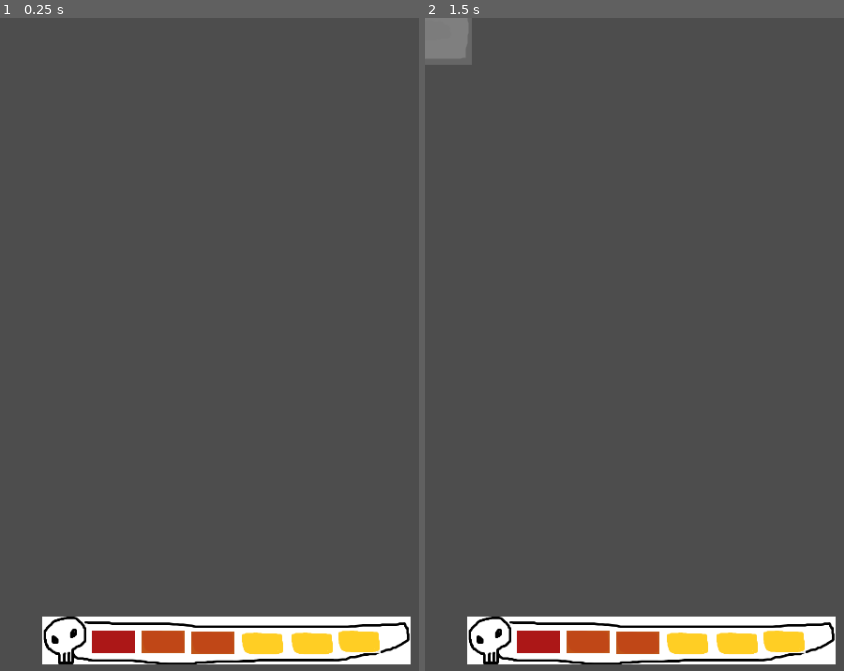
Above: before the commit, frames 1-2 (left to right).
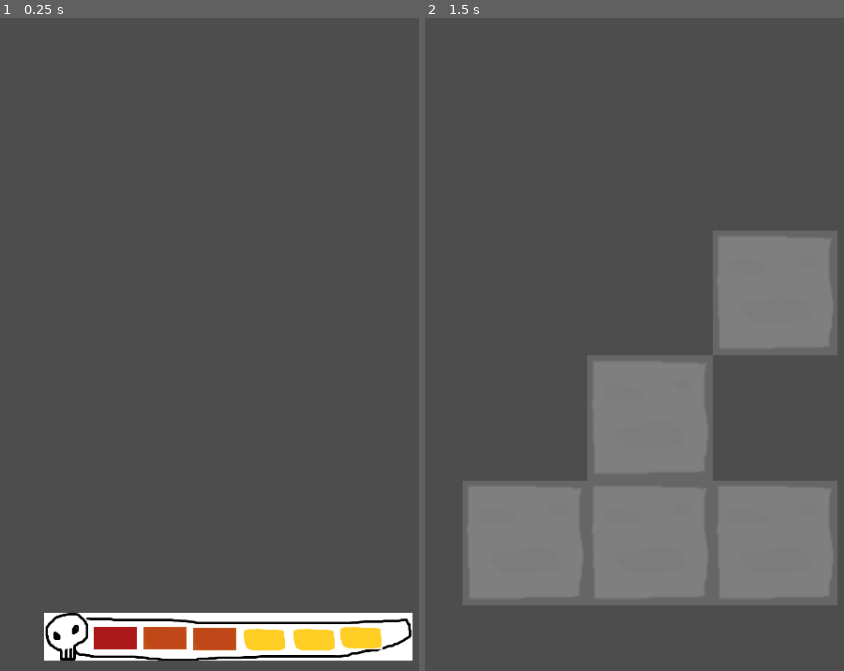
Above: after the commit, the same moments.

Repository: chamwhy/godotTest
Game: Godot game, scene res://04_Scenes/main.tscn
Two runs of this game, one before a commit and one after it. Both use one fixed random seed, a clock stepped at 60 frames per second and the inputs below.
Inputs:
- Up to frame 1 (0.25 s): no input
- Up to frame 2 (1.5 s): tap Enter at 0.5 s; tap X (test_x) at 0.6, 1.35 s; tap Space at 1.25 s

The runs differ from the first frame. In frame 1, 4.0% of the frame differs, in the area x 10-99%, y 91-100%; in frame 2, 36%, in the area x 0-99%, y 0-100%.
Error before the commit: Parse Error: Expected indented block after "if" block. (res://01_Scripts/Systems/AutoLoad/InGameManager.gd:15)

Commit message:
이동 및 맵 생성 로직 완성

Diff:
--- a/godot/01_Scripts/Entities/Element/Unit/Unit.gd
+++ b/godot/01_Scripts/Entities/Element/Unit/Unit.gd
@@ -15,64 +15,53 @@
 	cur_hp = max_hp
 
 
-func can_move_dir(dir: Position) -> bool:
-	# 순간이동이 아닌, 과정이 존재하는 이동은 무조건 직선
-	if not dir.is_straight(): return false
+func action_dir(dir: Position) -> void:
+	action(dir.normalized().multiply(move_speed))
 
-	# 이동속도가 0이지만 목표가 자기 자신일 경우 = 성공
-	if move_speed == 0:
-		return dir.is_zero()
-
-	var nor := dir.normalized()
-	var cur_check := cur_position.copy()
-
-	# 목표 지점 전까지 이동 방향에 따른 체크
-	# 이동속도 음수이면 방향 반대로 감
-	for i in range(0, abs(move_speed)-1):
-		if sign(move_speed) > 0:
-			cur_check = cur_check.add(nor)
-		else:
-			cur_check = cur_check.subtract(nor)
-		if not InGameManager.can_through(cur_check):
-			return false
-
-	# 목표 지점 체크
-	if sign(move_speed) > 0:
-		cur_check = cur_check.add(nor)
-	else:
-		cur_check = cur_check.subtract(nor)
-	if not InGameManager.can_placed(cur_check): return false
-
-	return true
-
-func move_dir(dir: Position) -> void:
-	move(dir.normalized().multiply(move_speed))
-
-func move(vel: Position) -> void:
+func action(vel: Position) -> void:
 	# 순간이동이 아닌, 과정이 존재하는 이동은 무조건 직선
 	if not vel.is_straight(): return
 	# 목표가 현위치인 경우
 	if vel.is_zero(): return
 
 	var nor := vel.normalized()
-	var cur_check := cur_position.copy()
-	var goal := cur_check.add(vel)
+	var cur_check := Position.ZERO()
+	var _cur_vel := Position.ZERO()
+	var _is_blocked := false
+	var _atk_pow := atk_pow
 
 	while(true):
+		if InGameManager.can_through(cur_check):
+			_cur_vel = cur_check	# cur_check는 다시 생성하니 copy할 필요x
+		else:
+			_is_blocked = true
+			break
+		if cur_check.equals(vel):	break
 		cur_check = cur_check.add(nor)
-		if cur_check.equals(goal):	break
-		if not InGameManager.can_through(cur_check):
-			return false
+		_atk_pow -= 1
 
-	# 목표 지점 체크
-	cur_check = cur_check.add(nor)
-	if not InGameManager.can_placed(cur_check): return false
+	# 이동
+	move(_cur_vel)
 
-	return true
+	# 이동이 막히고 공격력이 남았을때 -> 공격
+	if _is_blocked and _atk_pow > 0:
+		attack(_atk_pow)
+
+func move(vel: Position) -> void:
+	var target_position = InGameManager.position_to_world(cur_position.add(vel))
+	# Tween 생성 및 실행
+	var tween = create_tween()
+	# 1.0초 동안 position을 target_position으로 부드럽게 변경 (TransitionType 설정 가능)
+	tween.tween_property(self, "position", target_position, 0.6).set_trans(Tween.TRANS_SINE)
 
 # 순간이동
 func move_inst(vel: Position) -> void:
 	pass
+
+
+func attack(atk_power: int) -> void:
+	pass
+
 
 func when_player_actioned() -> void:
 	# abstract
--- a/godot/01_Scripts/Entities/Entity.gd
+++ b/godot/01_Scripts/Entities/Entity.gd
@@ -14,10 +14,11 @@
 
 
 func move_to_pos(pos: Position):
+	print("move to pos!!!!")
 	cur_position = pos
-	position = Vector2(cur_position.x * size, cur_position.y * size)
-	# TODO: 강제 움직임 구현.
-	pass
+	print("move to ", pos.to_str(), InGameManager.position_to_world(pos))
+	position = InGameManager.position_to_world(pos)
+
 
 
 func apply_data(data: Dictionary):
--- a/godot/01_Scripts/Systems/AutoLoad/Config.gd
+++ b/godot/01_Scripts/Systems/AutoLoad/Config.gd
@@ -5,5 +5,5 @@
 const START_MAP_ID := 1			# 시작 맵 id
 const DEFALT_UNIT_MAX_HP := 1	# 유닛 기본 최대체력
 
-
-const EXP_RES = preload("uid://bivlth267c0h3")
+# 1. 원본 리소스 로드
+var EXP_RES = preload("uid://bivlth267c0h3")
--- a/godot/01_Scripts/Systems/AutoLoad/InGameManager.gd
+++ b/godot/01_Scripts/Systems/AutoLoad/InGameManager.gd
@@ -4,17 +4,16 @@
 const MOVE_DELAY := 0.8
 @onready var player: Player = $Player
 
-# 현재 플레이어가 움직이는 지 여부(딜레이를 주기 위하)여
-var is_moving: bool = true
+
+# 현재 플레이어가 행동하는지 지 여부(딜레이를 주기 위하여)
+var is_act: bool = true
 
 func _ready() -> void:
-	InputManager.move_input.connect(_move_inputed)
+	InputManager.action_input.connect(_action_inputed)
 
-func _move_inputed(dir: Position):
-	if is_moving: return
-	if player.can_move_dir(dir):
-
-
+func _action_inputed(dir: Position):
+	if is_act: return
+	player.action_dir(dir)
 
 #region Map
 
@@ -26,4 +25,11 @@
 func can_placed(pos: Position) -> bool:
 	return true
 
+
 #endregion
+
+#region MapPosition
+func position_to_world(pos: Position) -> Vector2:
+	return Vector2(pos.x + 0.5, pos.y + 0.5) * MapDrawer.tile_size
+
+#endregion
--- a/godot/01_Scripts/Systems/AutoLoad/InputManager.gd
+++ b/godot/01_Scripts/Systems/AutoLoad/InputManager.gd
@@ -1,8 +1,8 @@
 # AutoLoad
 extends Node
 
-# 이동 입력 신호
-signal move_input(dir: Position)
+# 행동 입력 신호
+signal action_input(dir: Position)
 
 
 # 게임 상호작용 가능 여부
@@ -29,13 +29,13 @@
 
 func input_playing() -> void:
 	if Input.is_action_pressed("move_up"):
-		emit_signal("move_input", Position.UP())
+		emit_signal("action_input", Position.UP())
 	elif Input.is_action_pressed("move_down"):
-		emit_signal("move_input", Position.DOWN())
+		emit_signal("action_input", Position.DOWN())
 	elif Input.is_action_pressed("move_left"):
-		emit_signal("move_input", Position.LEFT())
+		emit_signal("action_input", Position.LEFT())
 	elif Input.is_action_pressed("move_right"):
-		emit_signal("move_input", Position.RIGHT())
+		emit_signal("action_input", Position.RIGHT())
 
 func input_gameover() -> void:
 	pass
--- a/godot/01_Scripts/Systems/Map/MapDrawer.gd
+++ b/godot/01_Scripts/Systems/Map/MapDrawer.gd
@@ -4,6 +4,9 @@
 
 @export var entity_parent_name := "EntityParent"
 
+var tile_size : int
+var map_width : int
+var map_height : int
 
 # 타입 → 씬 매핑 (팩토리 느낌)
 var entity_parent: Node2D
@@ -32,6 +35,13 @@
 		print("Failed to load map data from: %s" % json_path)
 		return false
 
+	tile_size = map_data.get("tile_size", 32)
+	map_width = map_data.get("map_width", 10)
+	map_height = map_data.get("map_height", 10)
+
+	# 데이터에 맞는 카메라 위치 배치
+	MyCamera.instance.setup_map(tile_size, map_width, map_height)
+
 	# 2. **타일 데이터를 개별 오브젝트로 로드 및 배치**
 	_spawn_tile_objects(map_data)
 
@@ -40,7 +50,6 @@
 
 	print("Object-based map '%s' loaded successfully." % map_data.get("map_name", "Unnamed Map"))
 	return true
-
 
 ## 타일 데이터를 순회하며 개별 타일 오브젝트를 생성하는 함수
 func _spawn_tile_objects(data: Dictionary):
@@ -60,7 +69,6 @@
 		var row: Array = tile_data_array[y]
 		for x in range(row.size()):
 			var tile_id: int = row[x]
-			print("check", tile_id)
 			if tile_id == 0:
 				continue
 
@@ -75,7 +83,8 @@
 					"y": y
 				}
 				tile_obj.apply_data(tile_data)
-
+			else:
+				print("tile has not apply data")
 
 ## 엔티티 데이터를 순회하며 씬을 인스턴스화하고 배치하는 함수
 func _spawn_entities(data: Dictionary):
--- /dev/null
+++ b/godot/01_Scripts/Systems/MyCamera.gd
@@ -0,0 +1,19 @@
+extends Camera2D
+class_name MyCamera
+
+static var instance: MyCamera
+
+func _enter_tree():
+	instance = self
+
+# 맵 크기에 맞춰 위치와 줌을 "즉시" 설정
+func setup_map(tile_size: int, width: int, height: int, margin: float = 1.2):
+	var map_pixel_size = Vector2(width * tile_size, height * tile_size)
+
+	# 계산된 중앙값으로 즉시 이동
+	position = map_pixel_size / 2.0
+
+	# 줌 수치 즉시 적용
+	var screen_size = get_viewport().get_visible_rect().size
+	var zoom_factor = min(screen_size.x / (map_pixel_size.x * margin), screen_size.y / (map_pixel_size.y * margin))
+	zoom = Vector2(zoom_factor, zoom_factor)
--- a/godot/01_Scripts/Systems/Position.gd
+++ b/godot/01_Scripts/Systems/Position.gd
@@ -90,3 +90,9 @@
 func _eq(other: Position) -> bool:
 	return equals(other)
 #endregion
+
+
+#region util
+func to_str() -> String:
+	return "Position(%d, %d)" % [x, y]
+#endregion
--- a/godot/04_Scenes/Entities/tile.tscn
+++ b/godot/04_Scenes/Entities/tile.tscn
@@ -1,8 +1,10 @@
-[gd_scene load_steps=2 format=3 uid="uid://d2cywxk6y7dsc"]
+[gd_scene load_steps=3 format=3 uid="uid://d2cywxk6y7dsc"]
 
+[ext_resource type="Script" uid="uid://br3pcaiekhq" path="res://01_Scripts/Entities/Tiles/Tiles.gd" id="1_g1qca"]
 [ext_resource type="Texture2D" uid="uid://cf8kp00y8elua" path="res://03_Resources/Test/bottom.png" id="1_vs72f"]
 
 [node name="Tile" type="Node2D"]
+script = ExtResource("1_g1qca")
 
 [node name="Sprite2D" type="Sprite2D" parent="."]
 z_index = -1
--- a/godot/04_Scenes/main.tscn
+++ b/godot/04_Scenes/main.tscn
@@ -1,5 +1,6 @@
-[gd_scene load_steps=8 format=3 uid="uid://cr5oiuml1f0up"]
+[gd_scene load_steps=9 format=3 uid="uid://cr5oiuml1f0up"]
 
+[ext_resource type="Script" uid="uid://lpdb7ca0h2ms" path="res://01_Scripts/Systems/MyCamera.gd" id="1_6grqo"]
 [ext_resource type="Script" uid="uid://ybb0yxgxcq8b" path="res://01_Scripts/Test/MapMakeTester.gd" id="1_6s166"]
 [ext_resource type="PackedScene" uid="uid://dutdkiwxrnvay" path="res://04_Scenes/Entities/wall.tscn" id="2_02eq7"]
 [ext_resource type="PackedScene" uid="uid://bdvhogbuwr7u4" path="res://04_Scenes/Entities/player.tscn" id="3_rbyvi"]
@@ -9,6 +10,10 @@
 [ext_resource type="Texture2D" uid="uid://buj5q8hvmbqar" path="res://03_Resources/Test/hpbarCnt.png" id="7_6grqo"]
 
 [node name="Main" type="Node"]
+
+[node name="Camera2D" type="Camera2D" parent="."]
+position = Vector2(238, 431)
+script = ExtResource("1_6grqo")
 
 [node name="UIManager" type="Control" parent="."]
 layout_mode = 3
--- a/godot/05_Data/01_MapData/01_01.json
+++ b/godot/05_Data/01_MapData/01_01.json
@@ -2,13 +2,13 @@
 	"world": 1,
 	"stage": 1,
 	"map_name": "첫 번째 스테이지",
-	"tile_size": 32,
-	"map_width": 20,
-	"map_height": 15,
+	"tile_size": 100,
+	"map_width": 3,
+	"map_height": 3,
 	"tile_map": [
-		[0, 0, 0, 1, 1, 1, 0, 0, 0, 0, 0, 0, 0, 0, 0, 0, 0, 0, 0, 0],
-		[0, 0, 0, 1, 1, 1, 0, 0, 0, 0, 0, 0, 0, 0, 0, 0, 0, 0, 0, 0],
-		[1, 1, 1, 1, 1, 1, 1, 1, 1, 1, 1, 1, 1, 1, 1, 1, 1, 1, 1, 1]
+		[0, 0, 1],
+		[0, 1, 0],
+		[1, 1, 1],
 	],
 	"entities": [
 		{
--- a/godot/project.godot
+++ b/godot/project.godot
@@ -17,7 +17,6 @@
 
 [autoload]
 
-ExportedResources="*res://05_Data/09_Util/exported_resources.tres"
 Config="*res://01_Scripts/Systems/AutoLoad/Config.gd"
 GameManager="*res://01_Scripts/Systems/AutoLoad/GameManager.gd"
 SaveManager="*res://01_Scripts/Systems/AutoLoad/SaveManager.gd"
Not shown, added: godot/01_Scripts/Systems/MyCamera.gd.uid
Not shown, added: godot/text/atkLogic.txt
